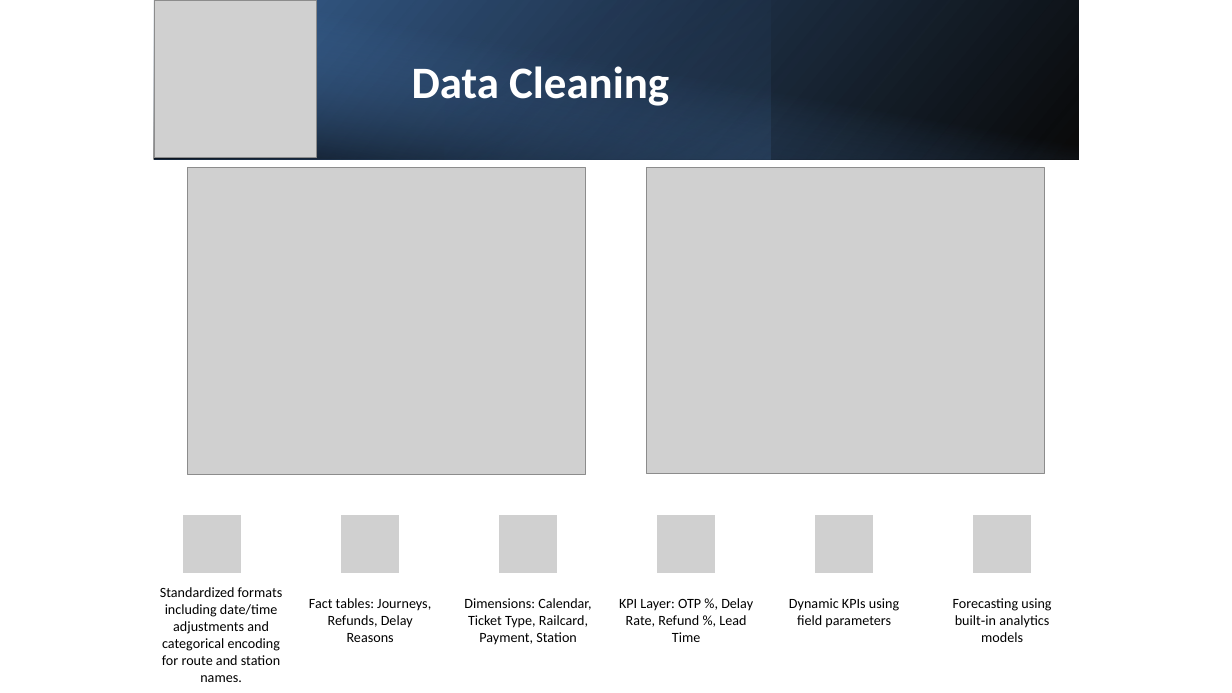
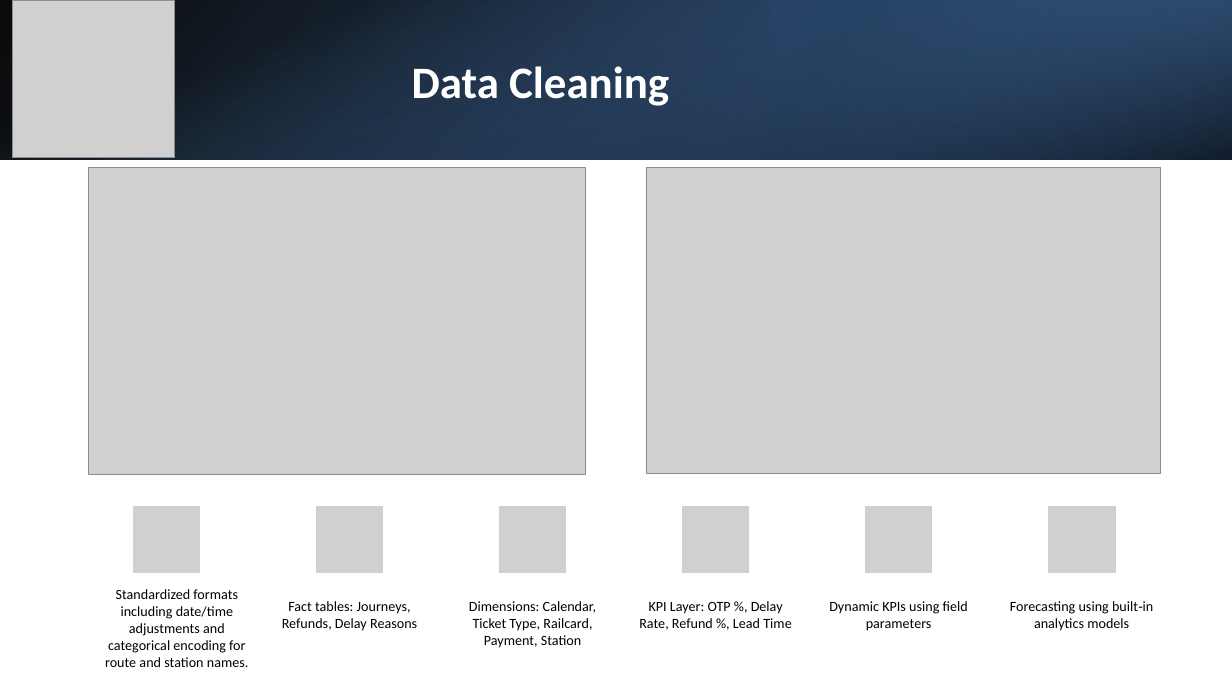
Before and after one commit to powerbiteam1/UK-Train-Rides, a slide deck: slide 5 of UK_Rail_Analytics_Presentation_CEO_V5.pptx. Drawn at 1232x693 pixels with LibreOffice and Linux fonts; fonts in the diff are those of the drawing; grey boxes stand for pictures. Boxes give left, top, right and bottom in pixels: in the first picture for what was removed or moved away, otherwise in the second. Text is boxed around its words. In the diff, an @@ line names an element or a change of style, - is before the commit and + after.

```diff
--- a/UK_Rail_Analytics_Presentation_CEO_V5.pptx
+++ b/UK_Rail_Analytics_Presentation_CEO_V5.pptx
@@ rectangle at [0,0,1232,159]: rotation 180 to 0 degrees @@
@@ rectangle at [0,0,1232,159]: rotation 270 to 90 degrees @@
@@ picture: place and size @@
-picture at [154,0,317,158]
+picture at [12,0,175,158]
@@ rectangle removed at [445,0,771,159] @@
@@ rectangle added at [770,0,1232,159], fill gradient #254061 to #4F81BD @@
@@ picture: place and size @@
-picture at [188,167,586,475]
+picture at [89,167,586,475]
@@ picture: place and size @@
-picture at [646,167,1044,473]
+picture at [646,167,1160,473]
@@ picture: place and size @@
-picture at [182,514,242,574]
+picture at [131,505,201,575]
@@ picture: place and size @@
-picture at [340,514,400,574]
+picture at [314,505,384,575]
@@ picture: place and size @@
-picture at [498,514,558,574]
+picture at [498,505,568,575]
@@ picture added at [681,505,751,575] @@
@@ picture added at [864,505,934,575] @@
@@ picture added at [1047,505,1117,575] @@
@@ picture removed at [656,514,716,574] @@
@@ picture removed at [814,514,874,574] @@
@@ picture removed at [972,514,1032,574] @@
@@ text "Standardized formats including date/time adjustments ..." rewrapped from [160,587,283,682] to [105,589,249,667] @@
@@ text "Fact tables: Journeys, Refunds, Delay ..." rewrapped from [309,598,431,642] to [282,601,417,631] @@
@@ text "Dimensions: Calendar, Ticket Type, Railcard, ...": place and size @@
-text "Dimensions: Calendar, Ticket Type, Railcard, ..." at [464,598,591,645]
+text "Dimensions: Calendar, Ticket Type, Railcard, ..." at [469,601,596,648]
@@ text "KPI Layer: OTP %, Delay ..." rewrapped from [619,598,753,642] to [639,601,791,630] @@
@@ text "Dynamic KPIs using field parameters" rewrapped from [789,598,899,628] to [829,601,968,631] @@
@@ text "Forecasting using built‑in analytics models" rewrapped from [953,598,1051,642] to [1010,601,1154,631] @@
```
Also in this commit, not shown: 7 other slides changed, 1 slide added, 1 slide removed, 1 other file.
